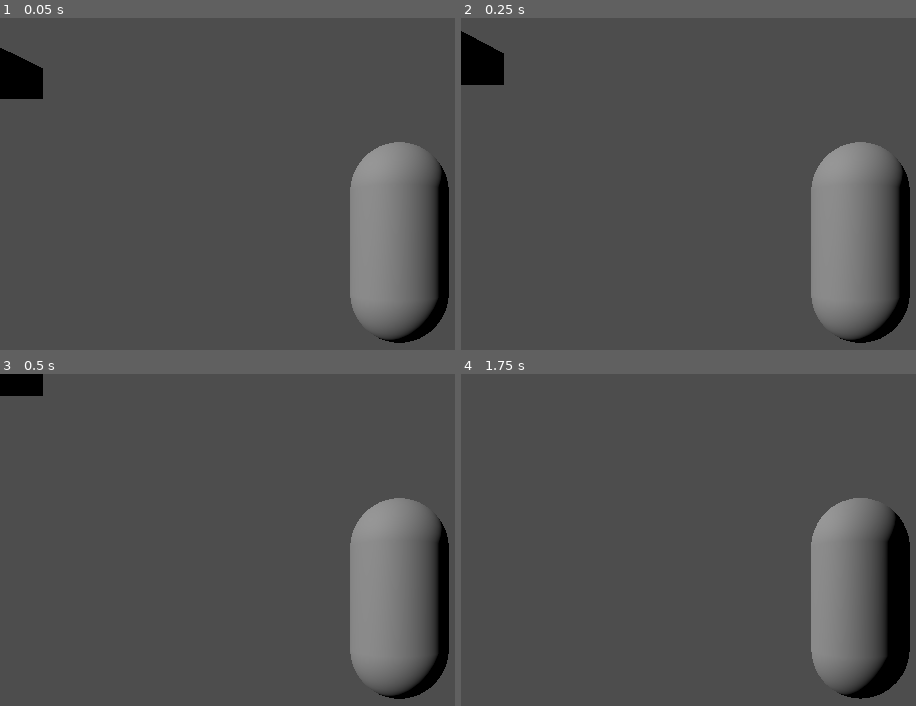
Above: before the commit, frames 1-4 (two rows, left to right).
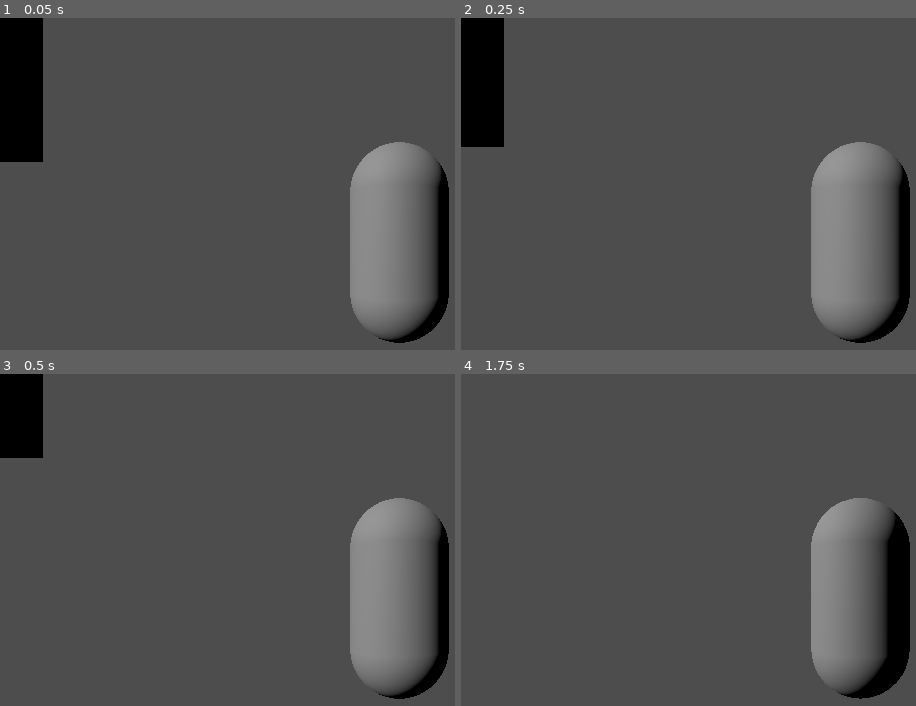
Above: after the commit, the same moments.

Repository: NoUsernameCreativity/minecraft_raytraced
Game: Godot game, scene res://root.tscn
Same seed, same stepped clock (60 frames per second), same inputs: the game is played once before the commit and once after it.
Inputs (mouse positions are in pixels of both pictures, inside the frame that each line leads up to):
- Up to frame 1 (0.05 s): no input
- Up to frame 2 (0.25 s): no input
- Up to frame 3 (0.5 s): no input
- Up to frame 4 (1.75 s): move the mouse to (902, 596) at 0.52 s; hold W (move_forward) from 0.53 s (still down); tap Space (jump) at 0.77, 1.52 s; tap Enter at 1.25 s; move the mouse to (820, 599) at 1.27 s

The runs differ from the first frame. In frame 1, 2.9% of the frame differs, in the area x 0-10%, y 0-44%; in frame 2, 2.5%; in frame 3, 1.8%; in frame 4, nothing differs.

Commit message:
Fixed an issue with the maximum depth when entering a scene box

Diff:
--- a/raytracing.gdshader
+++ b/raytracing.gdshader
@@ -74,56 +74,30 @@
 }
 
 
-void process_distance_plane(float dist, inout Ray ray, int index, vec3 anchor, vec3 dimensions){
-	if (dist <= 0.0 || dist >= ray.dist){
-		return;
-	}
-	vec3 intersection = ray.origin + dist * ray.dir - anchor;
-	if ((intersection.x < 0.0 || intersection.x > dimensions.x) && index != 0){
-		return;
-	}
-	if ((intersection.y < 0.0 || intersection.y > dimensions.y) && index != 1){
-		return;
-	}
-	if ((intersection.z < 0.0 || intersection.z > dimensions.z) && index != 2){
-		return;
-	}
-
-	ray.dist = dist;
-	ray.hit = true;
-	ray.colour = vec3(0,0,1);
-}
-
 
 /*
 Box intersection function.
 */
 void box_intersection(vec3 anchor, vec3 dimensions, inout Ray ray){
 	// we only need to check the plane which is at the anchor if we are to the left of the anchor
-	float planeXDist;
-	float planeYDist;
-	float planeZDist;
-	if (ray.origin.x <= anchor.x){
-		planeXDist = (ray.origin.x - anchor.x) / ray.dir.x;
-	}
-	else{
-		planeXDist = (ray.origin.x - anchor.x - dimensions.x) / ray.dir.x;
-	}
-	if (ray.origin.y <= anchor.y){
-		planeYDist = (ray.origin.y - anchor.y) / ray.dir.y;
-	}
-	else{
-		planeYDist = (ray.origin.y - anchor.y - dimensions.y) / ray.dir.y;
-	}
-	if (ray.origin.z <= anchor.z){
-		planeZDist = (ray.origin.z - anchor.z) / ray.dir.z;
-	}
-	else{
-		planeZDist = (ray.origin.z - anchor.z - dimensions.z) / ray.dir.z;
-	}
-	process_distance_plane(-planeXDist, ray, 0, anchor, dimensions);
-	process_distance_plane(-planeYDist, ray, 1, anchor, dimensions);
-	process_distance_plane(-planeZDist, ray, 2, anchor, dimensions);
+	float near;
+	float far;
+	if(!aabb_intersect(anchor, dimensions, ray.origin, ray.dir, near, far)){
+		return;
+	}
+	if (near > 0.0 && near < ray.dist) {
+		ray.dist = near;
+		ray.hit = true;
+
+		ray.colour = vec3(0.0, 0.0, 1.0);
+		return;
+	}
+	if (far > 0.0 && far < ray.dist) {
+		ray.dist = far;
+		ray.hit = true;
+
+		ray.colour = vec3(0.0, 0.0, 1.0);
+	}
 }
 
 bool insideSceneBox(vec3 pos){
@@ -154,7 +128,7 @@
 
 	if (insideSceneBox(ray.origin)){
 		ray.hit = true;
-		ray.dist = tExit;
+		ray.dist = min(ray.dist, tExit);
 		return true;
 	}
 
@@ -208,7 +182,7 @@
 	new_ray.colour = vec3(0.0);
 
 	plane_intersection(vec3(0, 1, 0), -5, new_ray);
-	box_intersection(vec3(15, 0, 0), vec3(10, 10, 5), new_ray);
+	box_intersection(vec3(15, 0, -1), vec3(10, 10, 5), new_ray);
 	return new_ray;
 }
 
--- a/root.tscn
+++ b/root.tscn
@@ -9,7 +9,7 @@
 [sub_resource type="CapsuleShape3D" id="CapsuleShape3D_pyidc"]
 
 [sub_resource type="BoxMesh" id="BoxMesh_vho56"]
-size = Vector3(10, 1, 10)
+size = Vector3(10, 5, 10)
 
 [sub_resource type="BoxShape3D" id="BoxShape3D_pq8q7"]
 size = Vector3(10, 1, 10)
